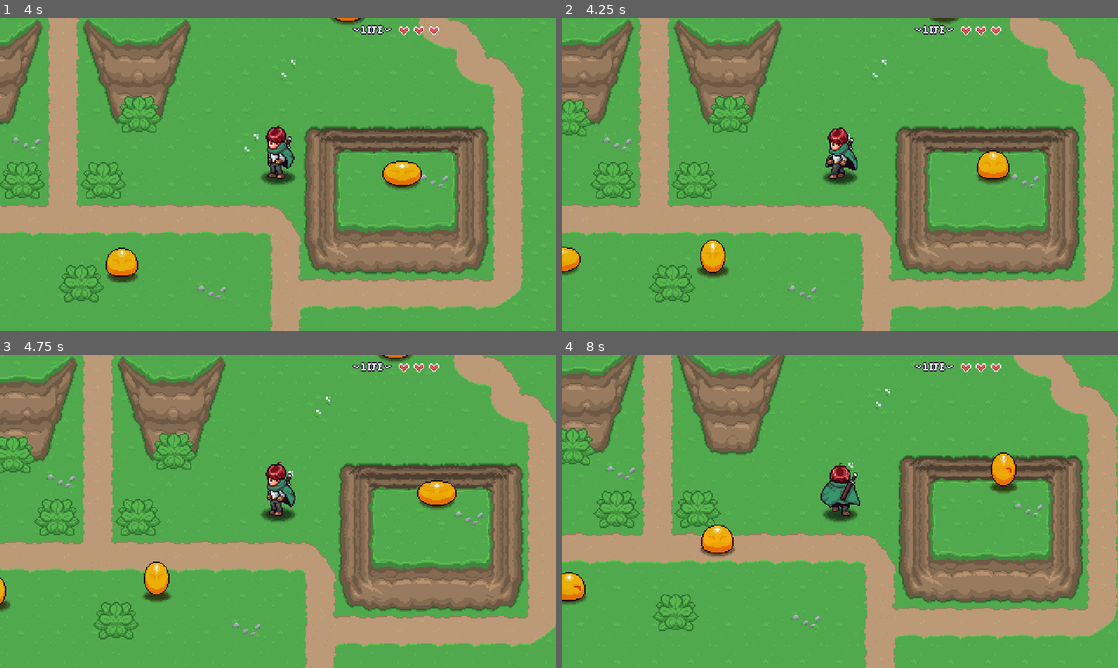
Above: before the commit, frames 1-4 (two rows, left to right).
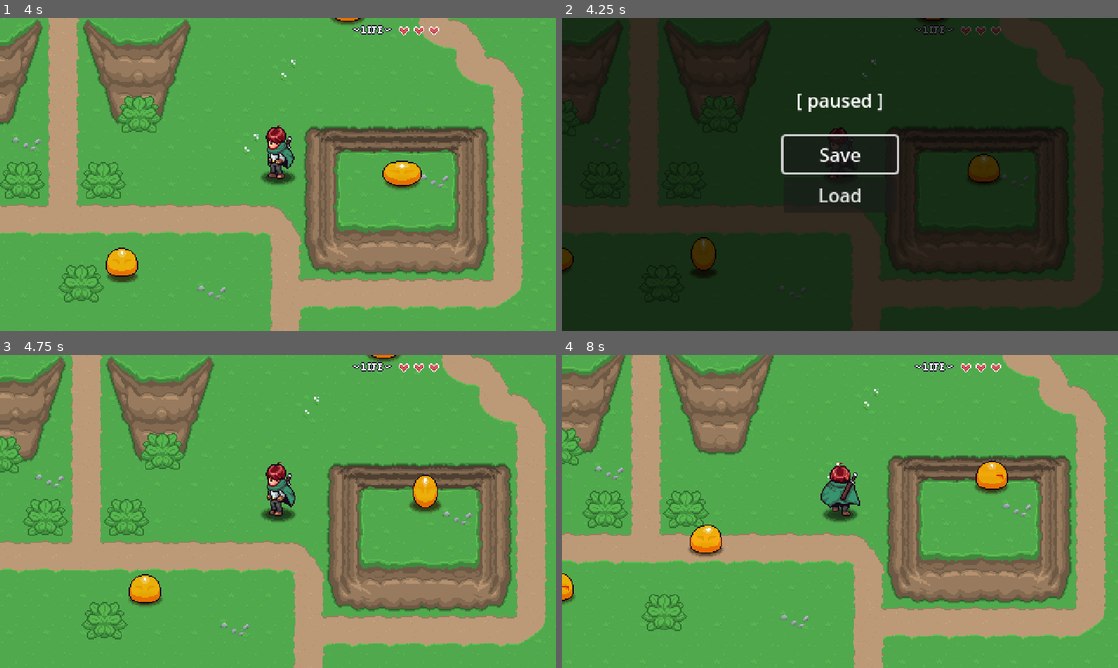
Above: after the commit, the same moments.

Repository: shawndeprey/aarpg
Game: Godot game, scene res://playground.tscn
Two runs of this game, one before a commit and one after it. Both use one fixed random seed, a clock stepped at 60 frames per second and the inputs below.
Inputs (mouse positions are in pixels of both pictures, inside the frame that each line leads up to):
- Up to frame 1 (4 s): hold Right (right) 0.53-1.28 s; hold Z (attack) 0.53-1.28 s; hold Down (down) 1.28-2.03 s; tap Z (attack) at 1.35, 2.85 s; hold Right (right) 2.03-2.78 s; hold Z (attack) 2.03-2.78 s; hold Up (up) 2.78-3.53 s; hold Left (left) from 3.53 s (still down); hold Z (attack) from 3.53 s (still down)
- Up to frame 2 (4.25 s): keep holding Left (left); keep holding Z (attack); tap Escape (pause, bound only after the commit) at 4.15 s
- Up to frame 3 (4.75 s): release Left (left) at 4.25 s; release Z (attack) at 4.25 s; click (278, 492) at 4.25 s, where only the run after the commit has a clickable "Save"
- Up to frame 4 (8 s): hold Left (left) 5.03-5.78 s; tap Z (attack) at 5.1, 6.6 s; hold Down (down) 5.78-6.53 s; hold Z (attack) 5.78-6.53 s; hold Right (right) 6.53-7.28 s; hold Up (up) from 7.28 s (still down); hold Z (attack) from 7.28 s (still down)

Frame 1 is identical in both runs. In frame 2, 100% of the frame differs, in the area x 0-100%, y 0-100%; in frame 3, 21%; in frame 4, 20%.

Commit message:
Add pause menu with basic save/load game

Diff:
--- a/00_Globals/global_player_manager.gd
+++ b/00_Globals/global_player_manager.gd
@@ -12,6 +12,11 @@
 	player = PLAYER.instantiate()
 	add_child(player)
 
+func set_health(hp: int, max_hp: int) -> void:
+	player.max_hp = max_hp
+	player.hp = hp
+	player.update_hp(0)
+
 func set_player_position(_new_pos: Vector2) -> void:
 	player.global_position = _new_pos
 
--- /dev/null
+++ b/00_Globals/global_save_manager.gd
@@ -0,0 +1,56 @@
+extends Node
+
+const SAVE_PATH = "user://"
+
+signal game_loaded
+signal game_saved
+
+var current_save: Dictionary = {
+	scene_path = "",
+	player = {
+		hp = 1,
+		max_hp = 1,
+		pos_x = 0,
+		pas_y = 0
+	},
+	items = [],
+	persistence = [],
+	quests = [],
+}
+
+func save_game() -> void:
+	update_player_data()
+	update_scene_path()
+	var file := FileAccess.open(SAVE_PATH + "save.sav", FileAccess.WRITE)
+	var save_json = JSON.stringify(current_save)
+	file.store_line(save_json)
+	game_saved.emit()
+
+func load_game() -> void:
+	var file := FileAccess.open(SAVE_PATH + "save.sav", FileAccess.READ)
+	var json = JSON.new()
+	json.parse(file.get_line())
+	var save_dict: Dictionary = json.get_data() as Dictionary
+	current_save = save_dict
+
+	# Load the data into game
+	LevelManager.load_new_level(current_save.scene_path, "", Vector2.ZERO)
+	await LevelManager.level_load_started
+	PlayerManager.set_player_position(Vector2(current_save.player.pos_x, current_save.player.pos_y))
+	PlayerManager.set_health(current_save.player.hp, current_save.player.max_hp)
+	await LevelManager.level_loaded
+	game_loaded.emit()
+
+func update_player_data() -> void:
+	var p: Player = PlayerManager.player
+	current_save.player.hp = p.hp
+	current_save.player.max_hp = p.max_hp
+	current_save.player.pos_x = p.global_position.x
+	current_save.player.pos_y = p.global_position.y
+
+func update_scene_path() -> void:
+	var p: String = ""
+	for c in get_tree().root.get_children():
+		if c is Level:
+			p = c.scene_file_path
+	current_save.scene_path = p
--- /dev/null
+++ b/GUI/pause_menu/pause_menu.gd
@@ -0,0 +1,41 @@
+extends CanvasLayer
+@onready var button_save: Button = $VBoxContainer/Button_Save
+@onready var button_load: Button = $VBoxContainer/Button_Load
+
+var is_paused: bool = false
+
+# Called when the node enters the scene tree for the first time.
+func _ready() -> void:
+	hide_pause_menu()
+	button_save.pressed.connect(_on_save_pressed)
+	button_load.pressed.connect(_on_load_pressed)
+
+func _unhandled_input(event: InputEvent) -> void:
+	if event.is_action_pressed("pause"):
+		if !is_paused:
+			show_pause_menu()
+		else:
+			hide_pause_menu()
+		get_viewport().set_input_as_handled()
+
+func show_pause_menu() -> void:
+	get_tree().paused = true
+	visible = true
+	is_paused = true
+	button_save.grab_focus()
+
+func hide_pause_menu() -> void:
+	get_tree().paused = false
+	visible = false
+	is_paused = false
+
+func _on_save_pressed() -> void:
+	if !is_paused: return
+	SaveManager.save_game()
+	hide_pause_menu()
+
+func _on_load_pressed() -> void:
+	if !is_paused: return
+	SaveManager.load_game()
+	await LevelManager.level_load_started
+	hide_pause_menu()
--- /dev/null
+++ b/GUI/pause_menu/pause_menu.tscn
@@ -0,0 +1,48 @@
+[gd_scene load_steps=2 format=3 uid="uid://bpe4kqt0x2wam"]
+
+[ext_resource type="Script" path="res://GUI/pause_menu/pause_menu.gd" id="1_m3t13"]
+
+[node name="PauseMenu" type="CanvasLayer"]
+process_mode = 3
+layer = 2
+script = ExtResource("1_m3t13")
+
+[node name="ColorRect" type="ColorRect" parent="."]
+anchors_preset = 15
+anchor_right = 1.0
+anchor_bottom = 1.0
+grow_horizontal = 2
+grow_vertical = 2
+color = Color(0, 0, 0, 0.729412)
+
+[node name="VBoxContainer" type="VBoxContainer" parent="."]
+anchors_preset = 8
+anchor_left = 0.5
+anchor_top = 0.5
+anchor_right = 0.5
+anchor_bottom = 0.5
+offset_left = -49.0
+offset_top = -33.0
+offset_right = 49.0
+offset_bottom = 33.0
+grow_horizontal = 2
+grow_vertical = 2
+
+[node name="Button_Save" type="Button" parent="VBoxContainer"]
+layout_mode = 2
+text = "Save"
+
+[node name="Button_Load" type="Button" parent="VBoxContainer"]
+layout_mode = 2
+text = "Load"
+
+[node name="Label" type="Label" parent="."]
+anchors_preset = 5
+anchor_left = 0.5
+anchor_right = 0.5
+offset_left = -38.0
+offset_top = 59.0
+offset_right = 38.0
+offset_bottom = 82.0
+grow_horizontal = 2
+text = "[ paused ]"
--- a/GUI/player_hud/player_hud.tscn
+++ b/GUI/player_hud/player_hud.tscn
@@ -14,6 +14,7 @@
 anchor_bottom = 1.0
 grow_horizontal = 2
 grow_vertical = 2
+mouse_filter = 2
 
 [node name="Sprite2D" type="Sprite2D" parent="Control"]
 position = Vector2(321, 10)
--- a/GUI/scene_transition/scene_transition.tscn
+++ b/GUI/scene_transition/scene_transition.tscn
@@ -2,8 +2,8 @@
 
 [ext_resource type="Script" path="res://GUI/scene_transition/scene_transition.gd" id="1_poumk"]
 
-[sub_resource type="Animation" id="Animation_h7in1"]
-resource_name = "default"
+[sub_resource type="Animation" id="Animation_xorrl"]
+length = 0.001
 tracks/0/type = "value"
 tracks/0/imported = false
 tracks/0/enabled = true
@@ -17,8 +17,8 @@
 "values": [Color(0, 0, 0, 0)]
 }
 
-[sub_resource type="Animation" id="Animation_xorrl"]
-length = 0.001
+[sub_resource type="Animation" id="Animation_h7in1"]
+resource_name = "default"
 tracks/0/type = "value"
 tracks/0/imported = false
 tracks/0/enabled = true
@@ -84,6 +84,7 @@
 anchor_bottom = 1.0
 grow_horizontal = 2
 grow_vertical = 2
+mouse_filter = 2
 
 [node name="ColorRect" type="ColorRect" parent="Control"]
 layout_mode = 1
--- a/Levels/level_transition.tscn
+++ b/Levels/level_transition.tscn
@@ -4,7 +4,7 @@
 
 [sub_resource type="RectangleShape2D" id="RectangleShape2D_8lxm1"]
 resource_local_to_scene = true
-size = Vector2(32, 32)
+size = Vector2(32, 64)
 
 [node name="LevelTransition" type="Area2D"]
 collision_layer = 0
@@ -13,5 +13,6 @@
 level = "<null>"
 
 [node name="CollisionShape2D" type="CollisionShape2D" parent="."]
+position = Vector2(-16, 0)
 shape = SubResource("RectangleShape2D_8lxm1")
 debug_color = Color(0.820395, 0.0017766, 0.965622, 0.42)
--- a/Player/player.tscn
+++ b/Player/player.tscn
@@ -415,6 +415,54 @@
 "values": [3, 5]
 }
 
+[sub_resource type="Animation" id="Animation_tsvj1"]
+resource_name = "stun_down"
+length = 0.3
+tracks/0/type = "value"
+tracks/0/imported = false
+tracks/0/enabled = true
+tracks/0/path = NodePath("Sprite2D:frame")
+tracks/0/interp = 1
+tracks/0/loop_wrap = true
+tracks/0/keys = {
+"times": PackedFloat32Array(0),
+"transitions": PackedFloat32Array(1),
+"update": 0,
+"values": [30]
+}
+
+[sub_resource type="Animation" id="Animation_k3m2n"]
+resource_name = "stun_side"
+length = 0.3
+tracks/0/type = "value"
+tracks/0/imported = false
+tracks/0/enabled = true
+tracks/0/path = NodePath("Sprite2D:frame")
+tracks/0/interp = 1
+tracks/0/loop_wrap = true
+tracks/0/keys = {
+"times": PackedFloat32Array(0),
+"transitions": PackedFloat32Array(1),
+"update": 0,
+"values": [32]
+}
+
+[sub_resource type="Animation" id="Animation_812hh"]
+resource_name = "stun_up"
+length = 0.3
+tracks/0/type = "value"
+tracks/0/imported = false
+tracks/0/enabled = true
+tracks/0/path = NodePath("Sprite2D:frame")
+tracks/0/interp = 1
+tracks/0/loop_wrap = true
+tracks/0/keys = {
+"times": PackedFloat32Array(0),
+"transitions": PackedFloat32Array(1),
+"update": 0,
+"values": [31]
+}
+
 [sub_resource type="Animation" id="Animation_cxuou"]
 resource_name = "walk_down"
 length = 0.3
@@ -464,54 +512,6 @@
 "transitions": PackedFloat32Array(1, 1),
 "update": 0,
 "values": [13, 16]
-}
-
-[sub_resource type="Animation" id="Animation_tsvj1"]
-resource_name = "stun_down"
-length = 0.3
-tracks/0/type = "value"
-tracks/0/imported = false
-tracks/0/enabled = true
-tracks/0/path = NodePath("Sprite2D:frame")
-tracks/0/interp = 1
-tracks/0/loop_wrap = true
-tracks/0/keys = {
-"times": PackedFloat32Array(0),
-"transitions": PackedFloat32Array(1),
-"update": 0,
-"values": [30]
-}
-
-[sub_resource type="Animation" id="Animation_812hh"]
-resource_name = "stun_up"
-length = 0.3
-tracks/0/type = "value"
-tracks/0/imported = false
-tracks/0/enabled = true
-tracks/0/path = NodePath("Sprite2D:frame")
-tracks/0/interp = 1
-tracks/0/loop_wrap = true
-tracks/0/keys = {
-"times": PackedFloat32Array(0),
-"transitions": PackedFloat32Array(1),
-"update": 0,
-"values": [31]
-}
-
-[sub_resource type="Animation" id="Animation_k3m2n"]
-resource_name = "stun_side"
-length = 0.3
-tracks/0/type = "value"
-tracks/0/imported = false
-tracks/0/enabled = true
-tracks/0/path = NodePath("Sprite2D:frame")
-tracks/0/interp = 1
-tracks/0/loop_wrap = true
-tracks/0/keys = {
-"times": PackedFloat32Array(0),
-"transitions": PackedFloat32Array(1),
-"update": 0,
-"values": [32]
 }
 
 [sub_resource type="AnimationLibrary" id="AnimationLibrary_155ft"]
@@ -533,21 +533,6 @@
 
 [sub_resource type="CircleShape2D" id="CircleShape2D_ajyuv"]
 
-[sub_resource type="Animation" id="Animation_bc45j"]
-resource_name = "default"
-tracks/0/type = "value"
-tracks/0/imported = false
-tracks/0/enabled = true
-tracks/0/path = NodePath(".:modulate")
-tracks/0/interp = 1
-tracks/0/loop_wrap = true
-tracks/0/keys = {
-"times": PackedFloat32Array(0),
-"transitions": PackedFloat32Array(1),
-"update": 0,
-"values": [Color(1, 1, 1, 1)]
-}
-
 [sub_resource type="Animation" id="Animation_76e6b"]
 length = 0.001
 tracks/0/type = "value"
@@ -593,6 +578,21 @@
 }
 tracks/1/use_blend = true
 
+[sub_resource type="Animation" id="Animation_bc45j"]
+resource_name = "default"
+tracks/0/type = "value"
+tracks/0/imported = false
+tracks/0/enabled = true
+tracks/0/path = NodePath(".:modulate")
+tracks/0/interp = 1
+tracks/0/loop_wrap = true
+tracks/0/keys = {
+"times": PackedFloat32Array(0),
+"transitions": PackedFloat32Array(1),
+"update": 0,
+"values": [Color(1, 1, 1, 1)]
+}
+
 [sub_resource type="AnimationLibrary" id="AnimationLibrary_i6o7s"]
 _data = {
 "RESET": SubResource("Animation_76e6b"),
@@ -656,7 +656,6 @@
 
 [node name="Walk" type="Node" parent="StateMachine"]
 script = ExtResource("5_ev553")
-move_speed = null
 
 [node name="Attack" type="Node" parent="StateMachine"]
 script = ExtResource("6_ru0hp")
--- a/project.godot
+++ b/project.godot
@@ -21,6 +21,8 @@
 PlayerHud="*res://GUI/player_hud/player_hud.tscn"
 PlayerManager="*res://00_Globals/global_player_manager.gd"
 SceneTransition="*res://GUI/scene_transition/scene_transition.tscn"
+SaveManager="*res://00_Globals/global_save_manager.gd"
+PauseMenu="*res://GUI/pause_menu/pause_menu.tscn"
 
 [display]
 
@@ -37,6 +39,14 @@
 
 [input]
 
+ui_accept={
+"deadzone": 0.5,
+"events": [Object(InputEventKey,"resource_local_to_scene":false,"resource_name":"","device":0,"window_id":0,"alt_pressed":false,"shift_pressed":false,"ctrl_pressed":false,"meta_pressed":false,"pressed":false,"keycode":4194309,"physical_keycode":0,"key_label":0,"unicode":0,"location":0,"echo":false,"script":null)
+, Object(InputEventKey,"resource_local_to_scene":false,"resource_name":"","device":0,"window_id":0,"alt_pressed":false,"shift_pressed":false,"ctrl_pressed":false,"meta_pressed":false,"pressed":false,"keycode":4194310,"physical_keycode":0,"key_label":0,"unicode":0,"location":0,"echo":false,"script":null)
+, Object(InputEventKey,"resource_local_to_scene":false,"resource_name":"","device":0,"window_id":0,"alt_pressed":false,"shift_pressed":false,"ctrl_pressed":false,"meta_pressed":false,"pressed":false,"keycode":32,"physical_keycode":0,"key_label":0,"unicode":32,"location":0,"echo":false,"script":null)
+, Object(InputEventKey,"resource_local_to_scene":false,"resource_name":"","device":-1,"window_id":0,"alt_pressed":false,"shift_pressed":false,"ctrl_pressed":false,"meta_pressed":false,"pressed":false,"keycode":0,"physical_keycode":4194309,"key_label":0,"unicode":0,"location":0,"echo":false,"script":null)
+]
+}
 up={
 "deadzone": 0.5,
 "events": [Object(InputEventKey,"resource_local_to_scene":false,"resource_name":"","device":-1,"window_id":0,"alt_press …(195 unchanged characters)…
@@ -67,6 +77,11 @@
 , Object(InputEventKey,"resource_local_to_scene":false,"resource_name":"","device":-1,"window_id":0,"alt_pressed":false …(186 unchanged characters)…
 ]
 }
+pause={
+"deadzone": 0.5,
+"events": [Object(InputEventKey,"resource_local_to_scene":false,"resource_name":"","device":-1,"window_id":0,"alt_pressed":false,"shift_pressed":false,"ctrl_pressed":false,"meta_pressed":false,"pressed":false,"keycode":0,"physical_keycode":4194305,"key_label":0,"unicode":0,"location":0,"echo":false,"script":null)
+]
+}
 
 [layer_names]
 
Not shown, changed: README.md
